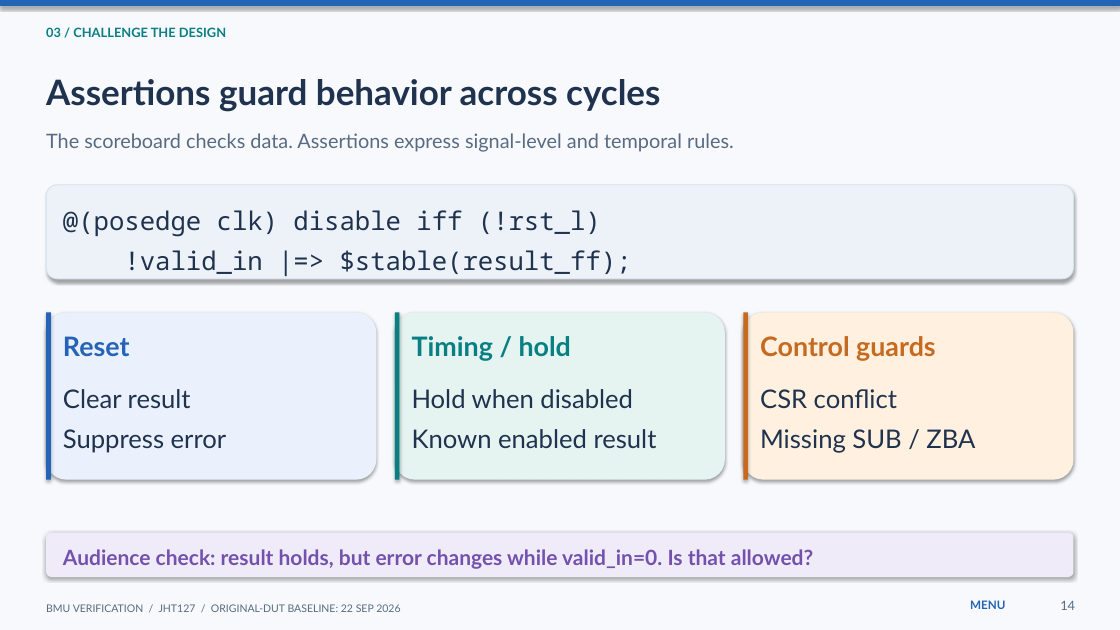
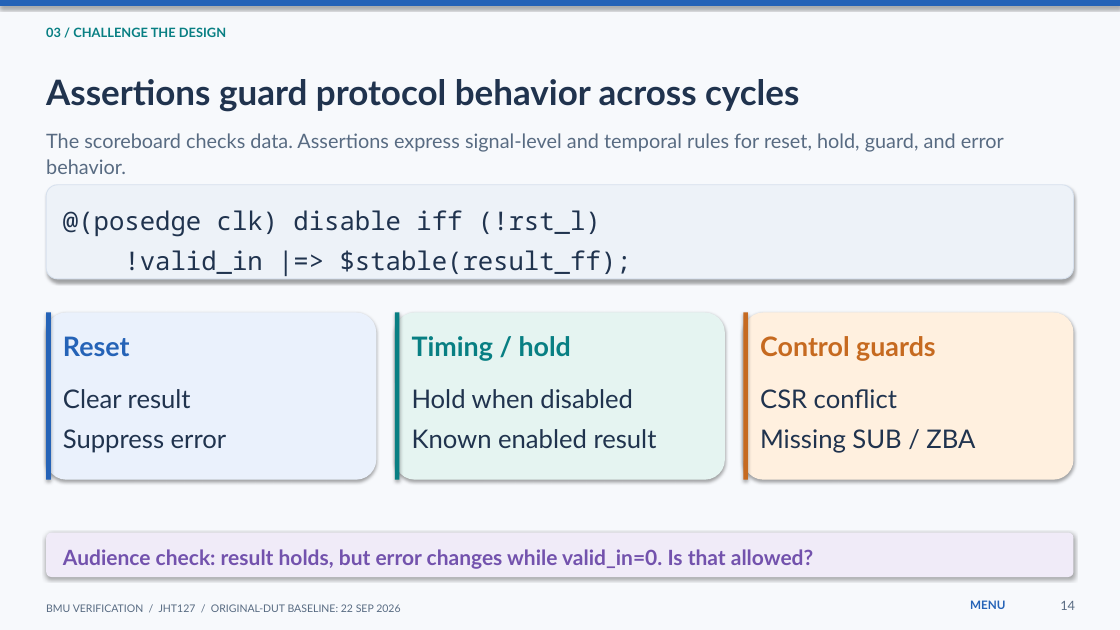
Before and after one commit to JHT127/riscv-bmu-verification, a slide deck: slide 14 of docs/09_presentation/Presentation_BMU_Verification.pptx. Drawn at 1120x630 pixels with LibreOffice and Linux fonts; fonts in the diff are those of the drawing. Boxes give left, top, right and bottom in pixels: in the first picture for what was removed or moved away, otherwise in the second. Text is boxed around its words. In the diff, an @@ line names an element or a change of style, - is before the commit and + after.

```diff
--- a/docs/09_presentation/Presentation_BMU_Verification.pptx
+++ b/docs/09_presentation/Presentation_BMU_Verification.pptx
@@ text at bbox=[46, 79, 799, 112]: text changed @@
-Assertions guard behavior across cycles
+Assertions guard protocol behavior across cycles
@@ text at bbox=[46, 133, 1004, 174]: text changed @@
-The scoreboard checks data. Assertions express signal-level and temporal rules.
+The scoreboard checks data. Assertions express signal-level and temporal rules for reset, hold, guard, and error behavior.
```
Also in this commit, not shown: 12 other slides changed.
